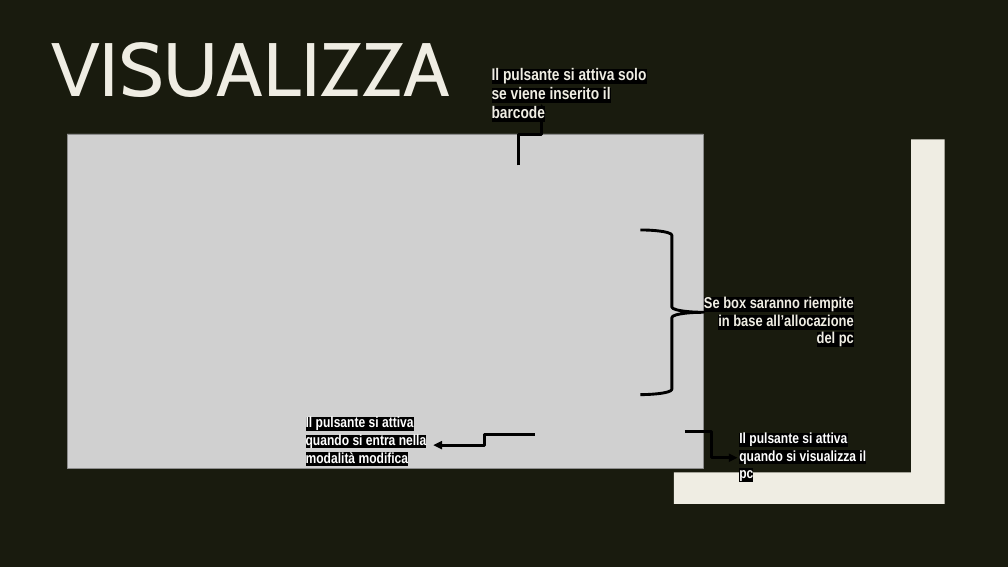
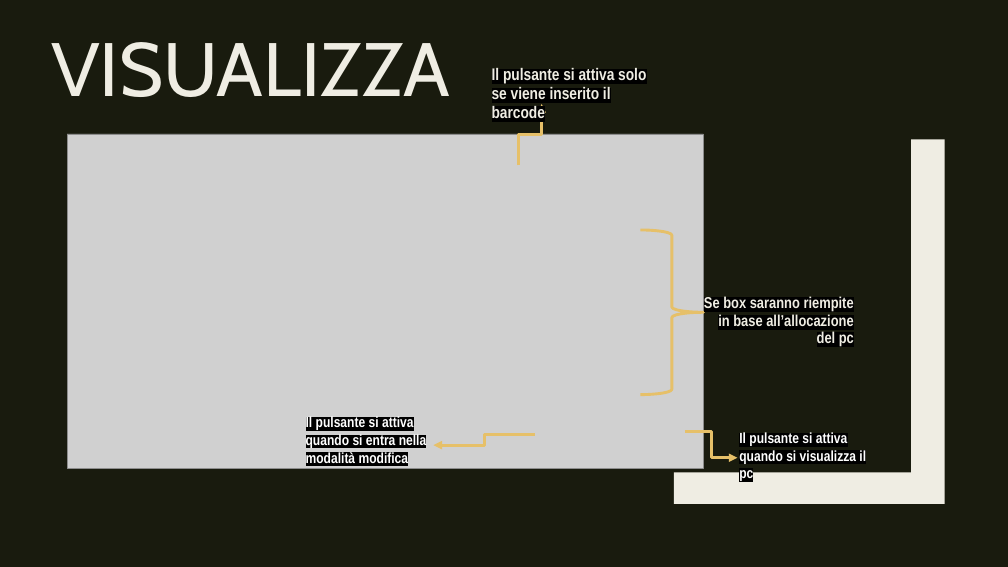
Before and after one commit to CamagniR/GestioneProgetto, a slide deck: slide 13 of DOCUMENTAZIONE/Presentazione GestioneProgetto.pptx (slide 12 before the commit). Drawn at 1008x567 pixels with LibreOffice and Linux fonts; fonts in the diff are those of the drawing; grey boxes stand for pictures. Boxes give left, top, right and bottom in pixels: in the first picture for what was removed or moved away, otherwise in the second. Text is boxed around its words. In the diff, an @@ line names an element or a change of style, - is before the commit and + after.

```diff
--- a/DOCUMENTAZIONE/Presentazione GestioneProgetto.pptx
+++ b/DOCUMENTAZIONE/Presentazione GestioneProgetto.pptx
@@ elbow arrow (519, 166) - (541, 104): stroke #000000 2.75 pt to #E6C069 2.75 pt @@
@@ right brace at [640,230,703,395]: outline #000000 2.75 pt to #E6C069 2.75 pt @@
@@ elbow arrow (535, 435) - (433, 445): stroke #000000 2.75 pt to #E6C069 2.75 pt @@
@@ elbow arrow (685, 432) - (737, 458): stroke #000000 2.75 pt to #E6C069 2.75 pt @@
```
Also in this commit, not shown: 7 other slides changed, 2 slides added, 3 other files.
